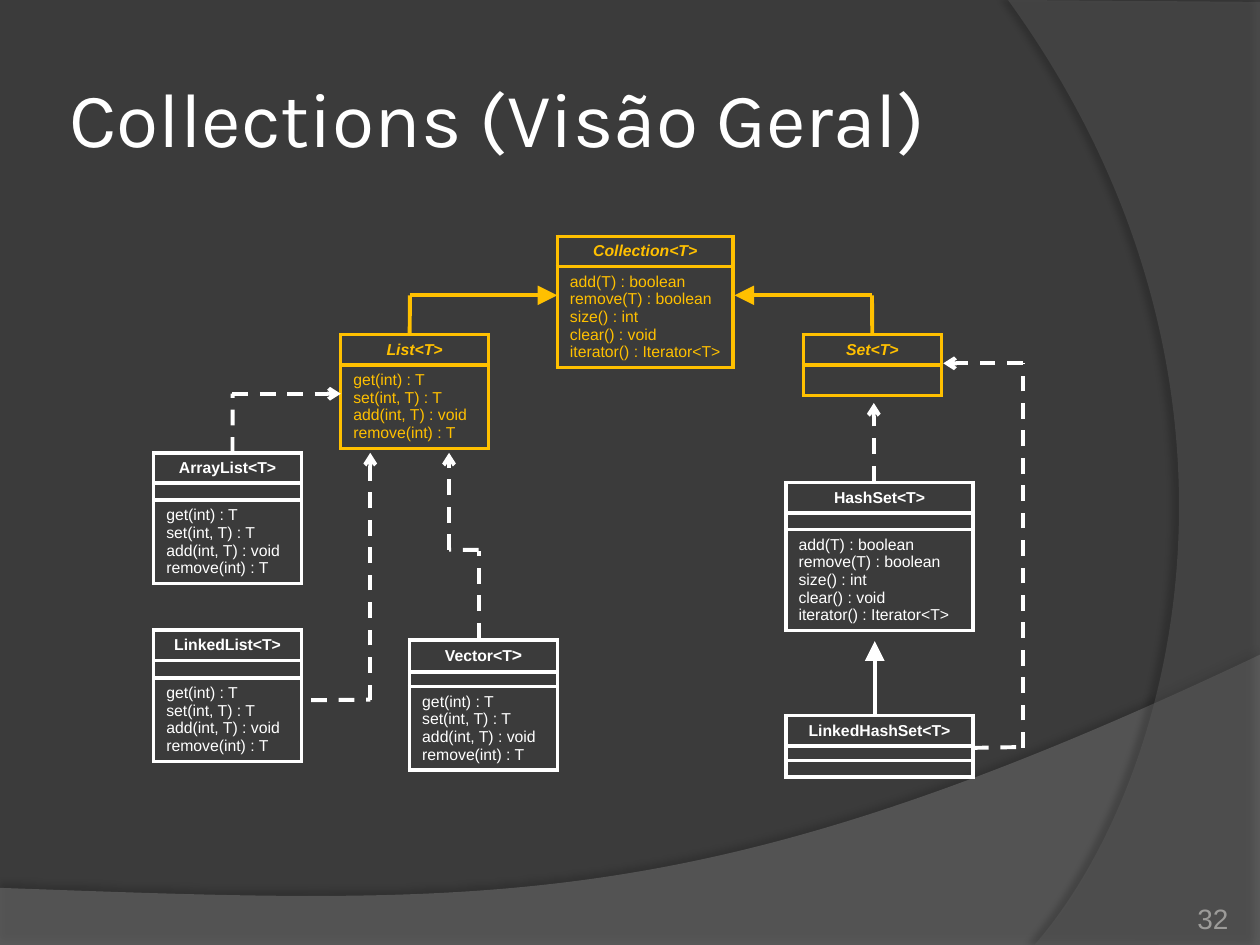
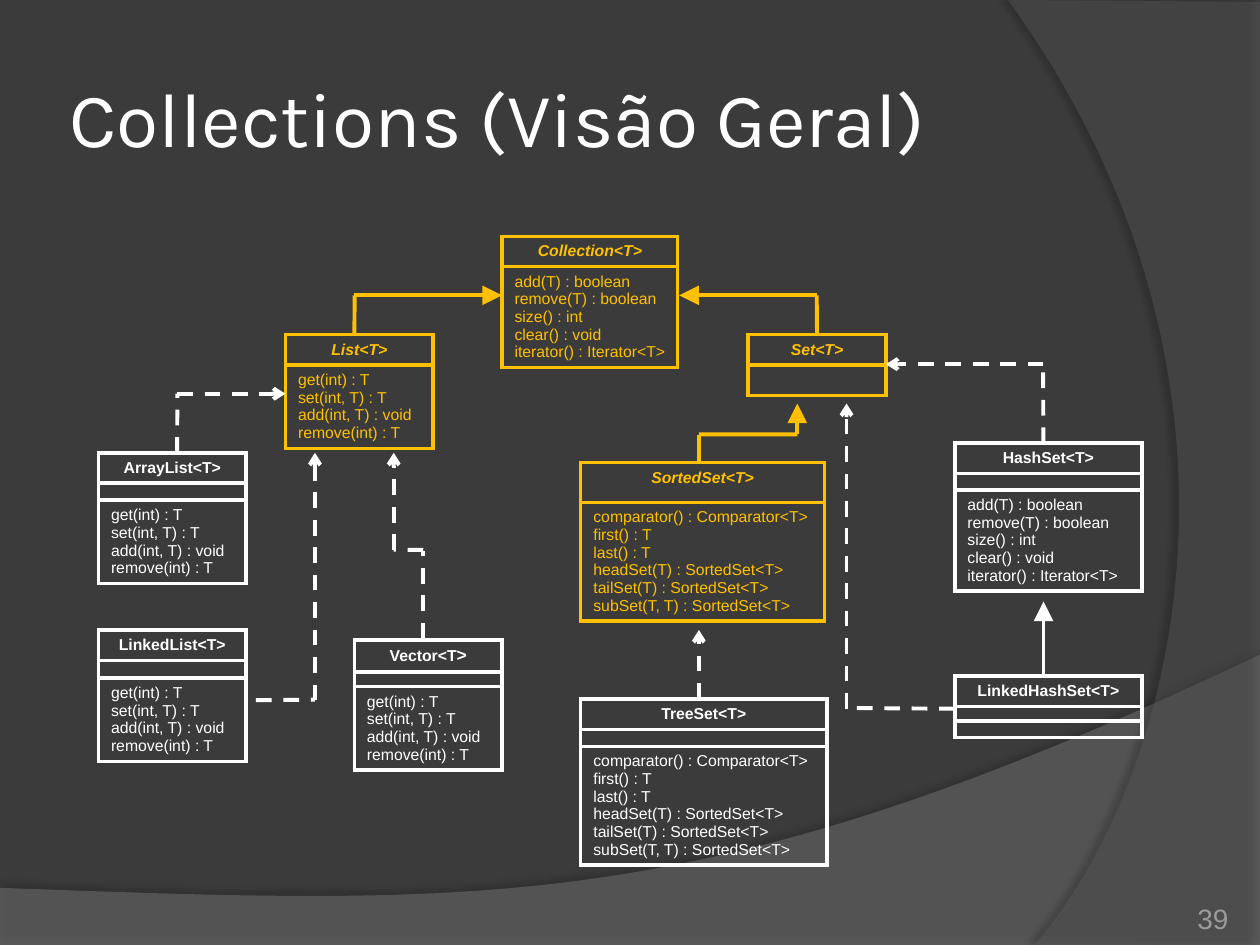
Before and after one commit to duchesqui/slzvieira-training, a slide deck: slide 39 of 2-Java-Programmer-Modulo-II/10.Capitulo04.pptx (slide 32 before the commit). Drawn at 1260x945 pixels with LibreOffice and Linux fonts; fonts in the diff are those of the drawing. Boxes give left, top, right and bottom in pixels: in the first picture for what was removed or moved away, otherwise in the second. Text is boxed around its words. In the diff, an @@ line names an element or a change of style, - is before the commit and + after.

```diff
--- a/2-Java-Programmer-Modulo-II/10.Capitulo04.pptx
+++ b/2-Java-Programmer-Modulo-II/10.Capitulo04.pptx
@@ 6 tables, 6 lines, 5 arrows moved together from (x1=154, y1=236, x2=941, y2=777) to (x1=98, y1=236, x2=886, y2=777) @@
@@ arrow moved from (1023, 363) - (944, 363) to (1043, 364) - (886, 364) @@
@@ 2 tables, 1 arrow, 1 line moved together from (x1=786, y1=403, x2=973, y2=780) to (x1=955, y1=364, x2=1142, y2=741) @@
@@ arrow (1043, 444) - (1043, 364): arrow to line @@
@@ arrow added from (798, 435) to (798, 403), #FFC000 2.25 pt @@
@@ line moved from (1023, 748) - (1023, 363) to (847, 709) - (847, 403) @@
@@ line (847, 709) - (847, 403): line to arrow @@
@@ line added from (699, 435) to (798, 435), #FFC000 2.25 pt @@
@@ line added from (699, 462) to (699, 435), #FFC000 2.25 pt @@
@@ table added at (x1=581, y1=462, x2=824, y2=627), 2 rows, 1 columns @@
+SortedSet<T>
+comparator() : Comparator<T> / first() : T / last() : T / headSet(T) : SortedSet<T> / tailSet(T) : SortedSet<T> / subSet(T, T) : SortedSet<T>
@@ arrow added from (699, 699) to (699, 630), #FFFFFF 2.25 pt dashed @@
@@ table added at (x1=581, y1=699, x2=827, y2=874), 3 rows, 1 columns @@
+TreeSet<T>
+
+comparator() : Comparator<T> / first() : T / last() : T / headSet(T) : SortedSet<T> / tailSet(T) : SortedSet<T> / subSet(T, T) : SortedSet<T>
@@ line moved from (973, 748) - (1023, 747) to (955, 709) - (847, 708) @@
@@ page number at (x1=1197, y1=910, x2=1228, y2=929): text changed @@
-32
+39
```
Also in this commit, not shown: 5 other slides changed, 7 slides added, 32 other files.
